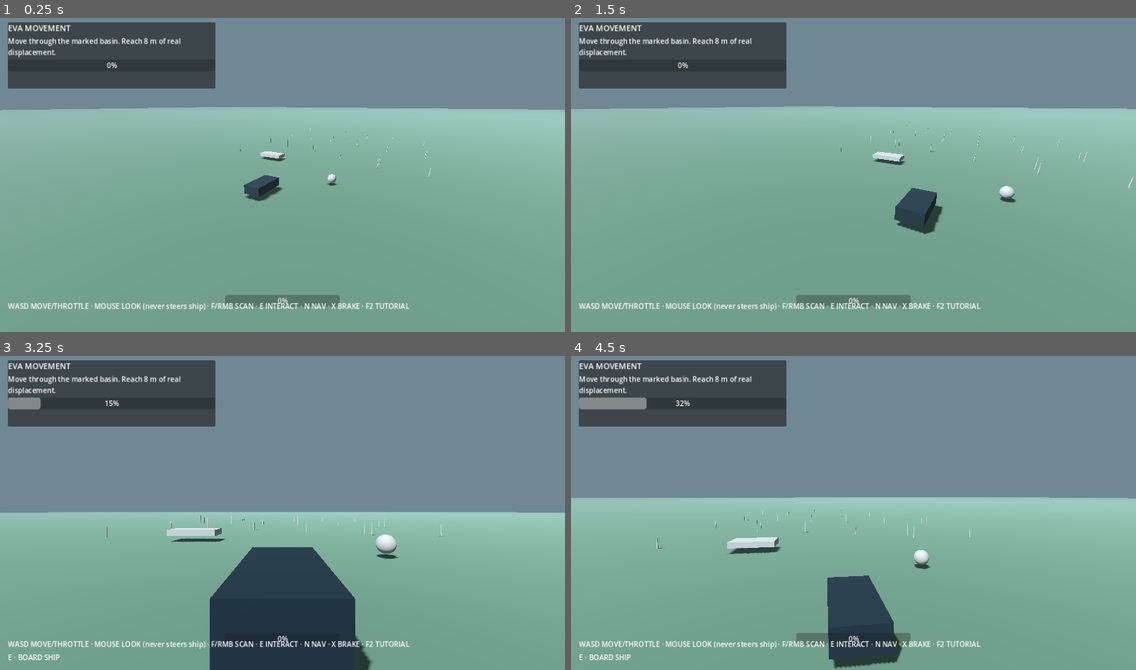
Above: before the commit, frames 1-4 (two rows, left to right).
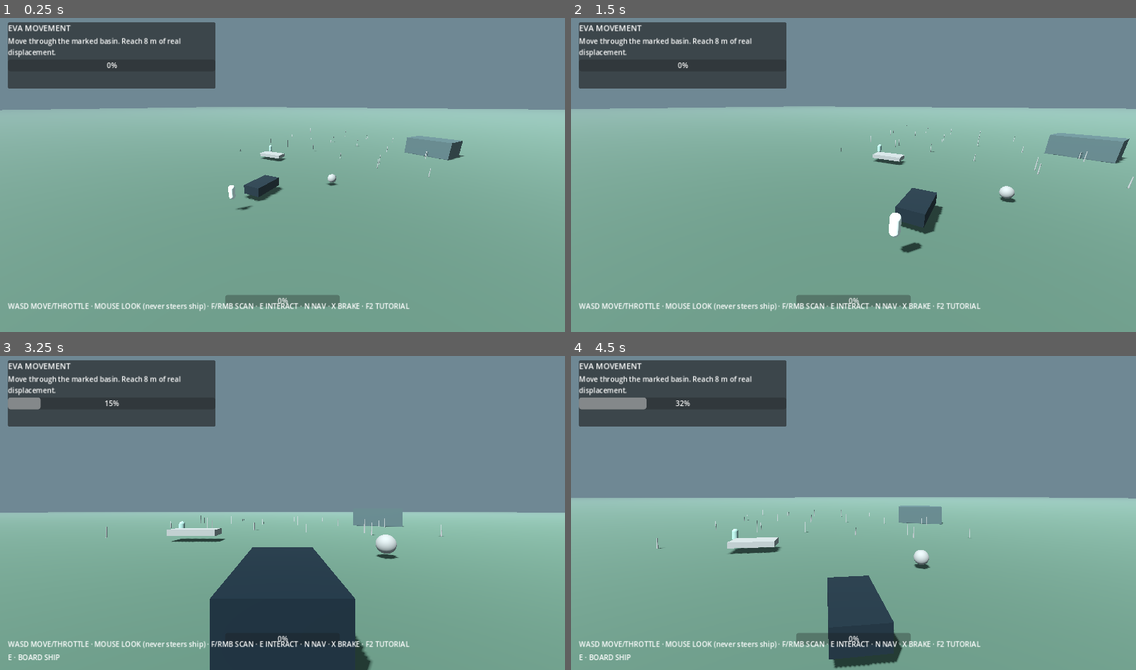
Above: after the commit, the same moments.

Repository: Islandyout/pale-signal
Game: Godot game, scene res://scenes/main.tscn
The game is run twice, just before and just after one commit, with the same random seed, the same clock (stepped at 60 frames per second) and the same inputs.
Inputs (mouse positions are in pixels of both pictures, inside the frame that each line leads up to):
- Up to frame 1 (0.25 s): no input
- Up to frame 2 (1.5 s): tap Enter at 0.5 s; move the mouse to (977, 156) at 0.52 s; hold D (move_right) 0.53-1.25 s; tap E (interact) at 0.6 s; click (977, 156) at 0.67 s; tap Space (jump) at 0.77 s; drag from (740, 187) to (825, 237) at 1.27 s
- Up to frame 3 (3.25 s): move the mouse to (339, 440) at 2.02 s; hold D (move_right) 2.03-2.75 s; tap N (nav_toggle) at 2.1 s; tap E (interact) at 2.3 s; drag from (254, 575) to (113, 462) at 2.77 s
- Up to frame 4 (4.5 s): move the mouse to (1023, 560) at 3.52 s; hold A (move_left) 3.53-4.25 s; tap E (interact) at 3.6 s; tap Space (jump) at 3.77, 4.25 s; drag from (684, 462) to (768, 431) at 4.27 s

The runs differ from the first frame. In frame 1, 0.7% of the frame differs, in the area x 40-83%, y 37-62%; in frame 2, 1.3%, in the area x 54-99%, y 36-75%; in frame 3, 0.4%; in frame 4, 0.5%.

Commit message:
Show imported humanoid and Kestra art in tutorial world

Diff:
--- a/reboot/scripts/game_root.gd
+++ b/reboot/scripts/game_root.gd
@@ -19,6 +19,7 @@
 var intro_camera: Camera3D
 var cutscene_active := false
 var boarding_range := 5.0
+var world_art := {}
 var _intro_tween: Tween
 
 func _ready() -> void:
@@ -135,6 +136,10 @@
 	intro_camera.position = Vector3(14, 9, 18)
 	intro_camera.look_at_from_position(intro_camera.position, Vector3(0, 1, -5), Vector3.UP)
 	add_child(intro_camera)
+
+	# Art is installed only after gameplay anchors exist. Replacing a GLB never
+	# changes controller/interaction nodes or their collision state.
+	world_art = WorldArt.install(self, eva)
 
 func _make_interactable(id: String, label: String, position_: Vector3, scan_required: bool) -> Interactable:
 	var area := Interactable.new()
@@ -259,10 +264,15 @@
 	if ship_active: eva.position = ship.position + Vector3(0, 1.1, 0)
 	else: eva.position = ship.position + Vector3(0, 1.0, 4.8)
 
+func _set_eva_cinematic_visible(value: bool) -> void:
+	if world_art.has("eva_visual"):
+		WorldArt.set_eva_cinematic_visible(world_art["eva_visual"] as Node3D, value)
+
 func _play_intro_cutscene() -> void:
 	cutscene_active = true
 	eva.enabled = false
 	ship.enabled = false
+	_set_eva_cinematic_visible(true)
 	if mobile_controls: mobile_controls.visible = false
 	intro_camera.current = true
 	eva.camera.current = false
@@ -277,6 +287,7 @@
 	cutscene_active = true
 	eva.enabled = false
 	ship.enabled = false
+	_set_eva_cinematic_visible(true)
 	if mobile_controls: mobile_controls.visible = false
 	intro_camera.current = true
 	eva.camera.current = false
@@ -290,5 +301,6 @@
 	if _intro_tween and _intro_tween.is_running(): _intro_tween.kill()
 	cutscene_active = false
 	intro_camera.current = false
+	_set_eva_cinematic_visible(false)
 	_set_mode(mode)
 	if mobile_controls: mobile_controls.visible = DisplayServer.is_touchscreen_available()
